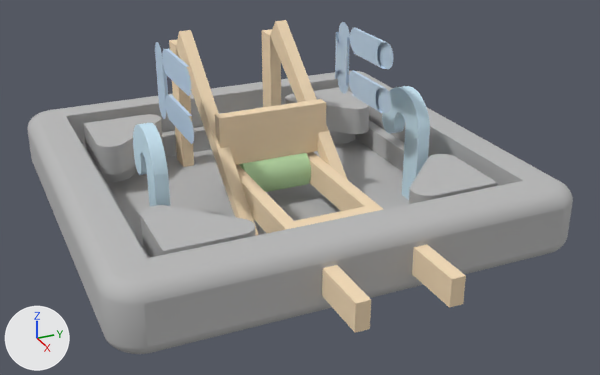
Renders of the Blender file src/robot_simulation/models/GLIP/GLIP.blend from each side of a commit.
Camera for both pictures: a 50 mm lens placed at (1.451, -0.591, 0.679), pointed at (0.112, 0.011, 0.01). Arrows for +X, +Y and +Z are at lower left; the lights stay in place.

Names of what the first picture shows: 'Generic Structure Piece.034', 'Part 1.002', 'Part 1.004'.
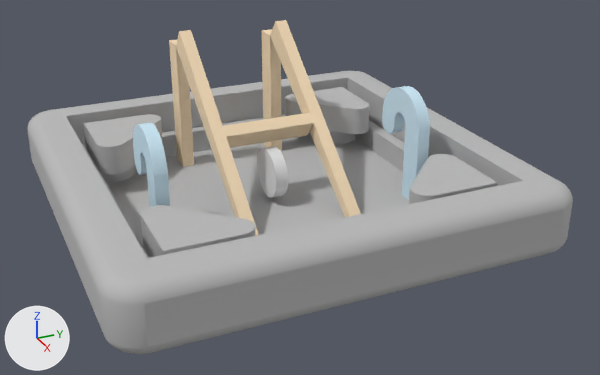
Diff of the bpy script that builds the scene:
```diff
--- a/src/robot_simulation/models/GLIP/GLIP.blend.py
+++ b/src/robot_simulation/models/GLIP/GLIP.blend.py
@@ me_cylinder_001 @@
+me_cylinder_001.from_pydata(...)  # a 100-sided cylinder along y spanning x -0.0508..0.0508, y -0.0127..0.0127, z -0.0508..0.0508
@@ ob_part_1_002 @@
 ob_part_1_002.location = (0.0, 0.0, 0.0)
+ob_part_1_002.hide_set(True)
@@ ob_generic_structure_piece_034 @@
 ob_generic_structure_piece_034.location = (0.0, 0.0, 0.0)
+ob_generic_structure_piece_034.hide_set(True)
@@ ob_wheel @@
+ob_wheel = bpy.data.objects.new('Wheel', me_cylinder_001)
+ob_wheel.location = (0.0, 0.0, 0.0)
```

Boxes (x1, y1, x2, y2) around the edits, measured in the pictures (600 x 375 px):
'Part 1.002', hidden
    before: (155, 22, 393, 192)
'Generic Structure Piece.034', hidden (beige)
    before: (236, 152, 466, 333)
'Wheel', added
    after: (258, 147, 288, 198)
